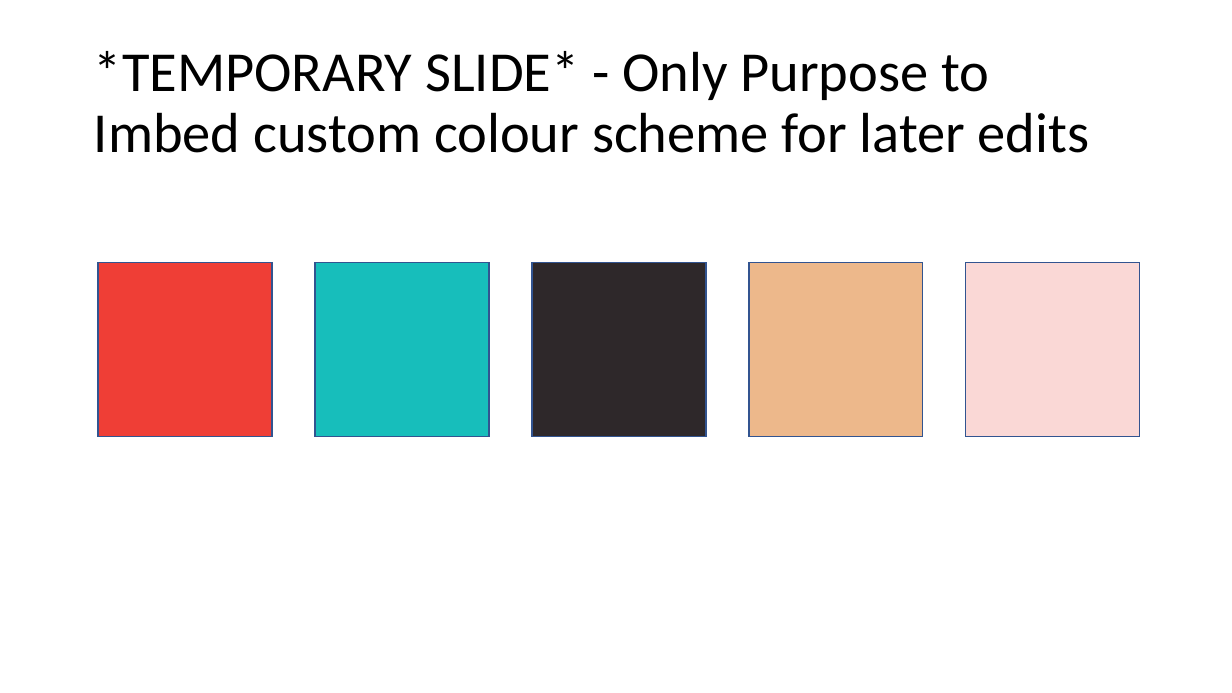
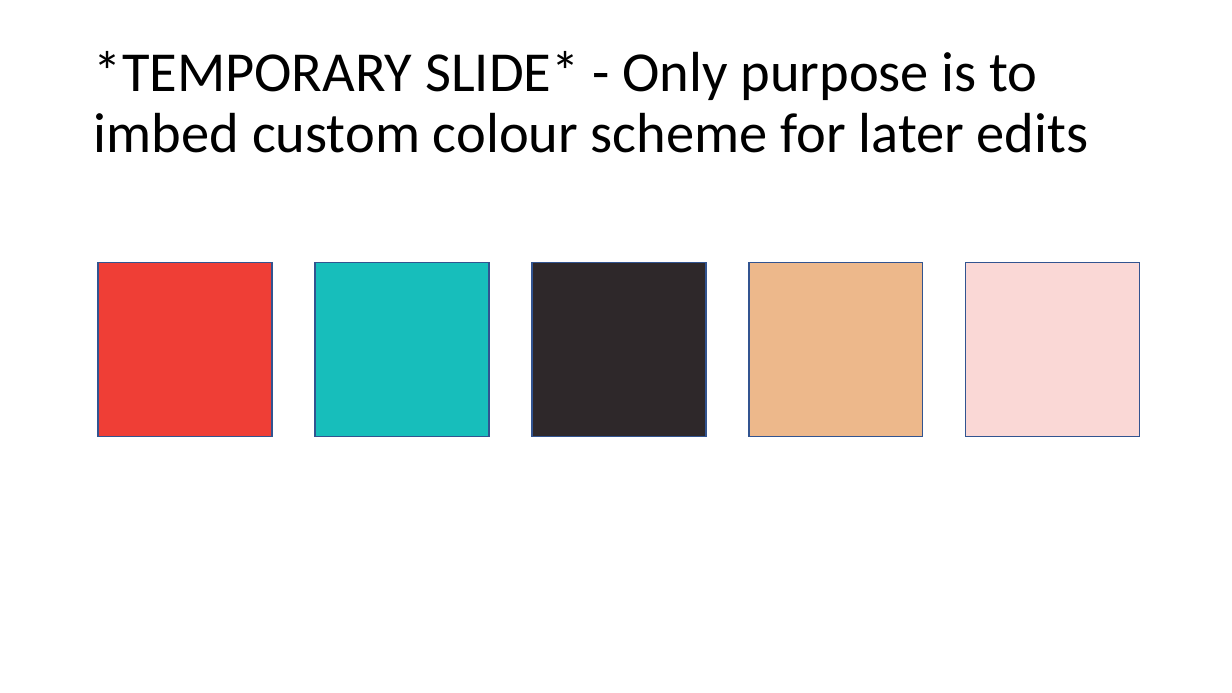
Before and after one commit to UoSGroupProjects1718/mgp-mgp-group-6, a slide deck: slide 12 of Pitch Presentations/Second Pitch Template.pptx. Drawn at 1232x693 pixels with LibreOffice and Linux fonts; fonts in the diff are those of the drawing. Boxes give left, top, right and bottom in pixels: in the first picture for what was removed or moved away, otherwise in the second. Text is boxed around its words. In the diff, an @@ line names an element or a change of style, - is before the commit and + after.

Commit message:
Minor gramatical changes to Presentation Template

```diff
--- a/Pitch Presentations/Second Pitch Template.pptx
+++ b/Pitch Presentations/Second Pitch Template.pptx
@@ title at [94, 51, 1089, 153]: text changed @@
-*TEMPORARY SLIDE* - Only Purpose to Imbed custom colour scheme for later edits
+*TEMPORARY SLIDE* - Only purpose is to imbed custom colour scheme for later edits
```
